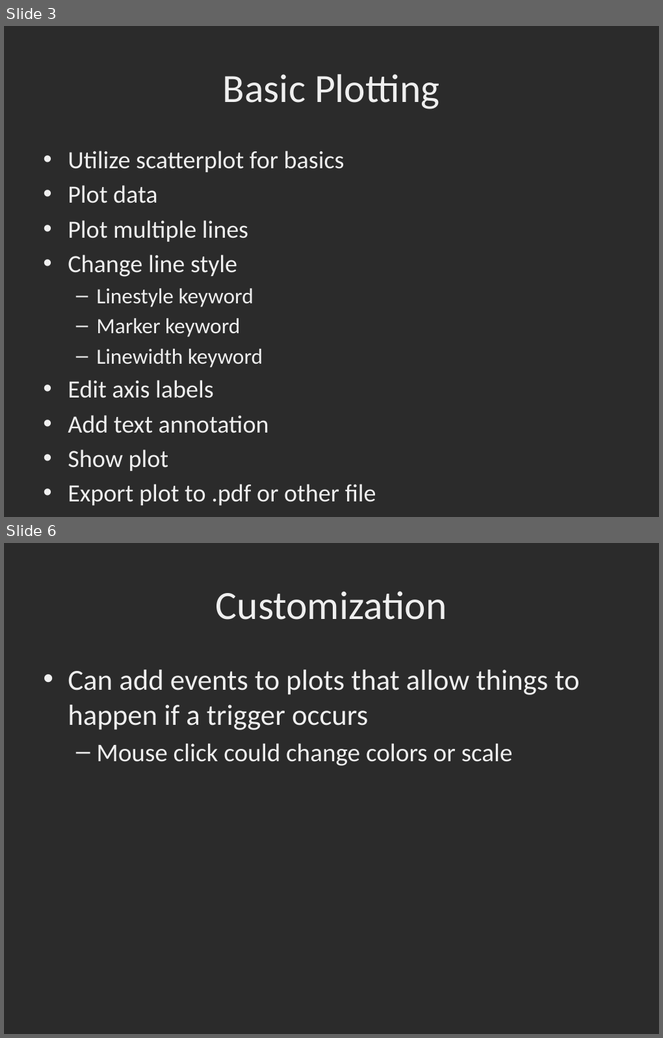
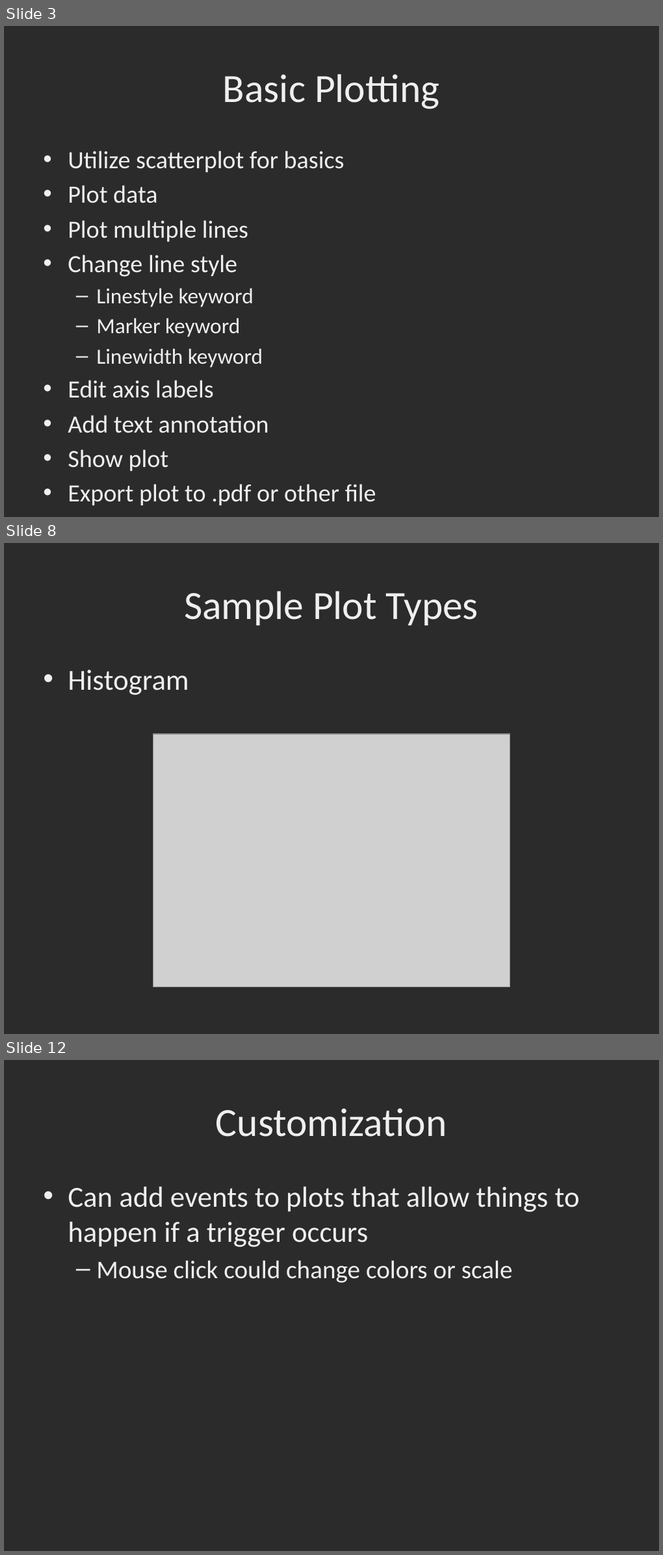
Before and after one commit to dbowmans46/PracticalProgramming, a slide deck: Session 7 - Python/Instructional Material/Session 7 - Python Plotting with MatPlotLib.pptx. Shown one above the other, each under a label of ours: slides 3 and 6 before the commit, slides 3, 8 and 12 after it; the slides between them are not shown. The pictures are 663x1038 and 663x1555 pixels, drawn with LibreOffice and Linux fonts; fonts in the diff are those of the drawing; grey boxes stand for pictures; background and template pictures are left out; a plain dark background stands for a picture behind light text. Boxes give left, top, right and bottom in pixels: in the first picture for what was removed or moved away, otherwise in the second. Text is boxed around its words. In the diff, an @@ line names an element or a change of style, - is before the commit and + after.

Commit message:
Added example images of plots.

```diff
--- a/Session 7 - Python/Instructional Material/Session 7 - Python Plotting with MatPlotLib.pptx
+++ b/Session 7 - Python/Instructional Material/Session 7 - Python Plotting with MatPlotLib.pptx
@@ slide 8 added at box(4, 543, 659, 1034), background picture (left out) @@
@@ title added at box(184, 591, 478, 626), 44 pt, text #EFEFEF @@
+Sample Plot Types
@@ text added at box(68, 670, 189, 695), 32 pt, text #EFEFEF @@
+• Histogram
@@ picture added at box(154, 734, 510, 987) @@
@@ what was slide 6 is now slide 12 @@
```
Also in this commit, not shown: 2 slides changed, 5 other slides added.
